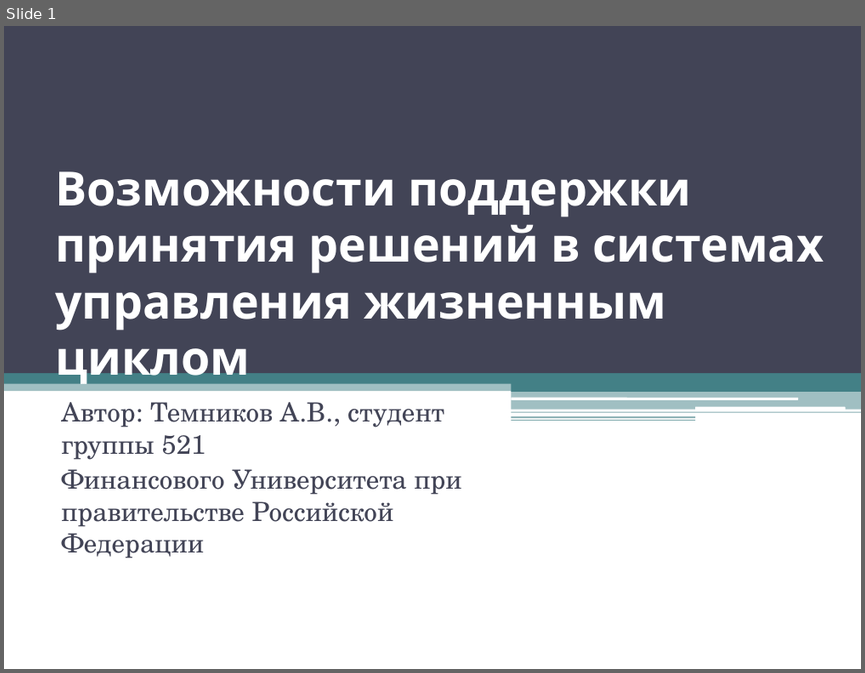
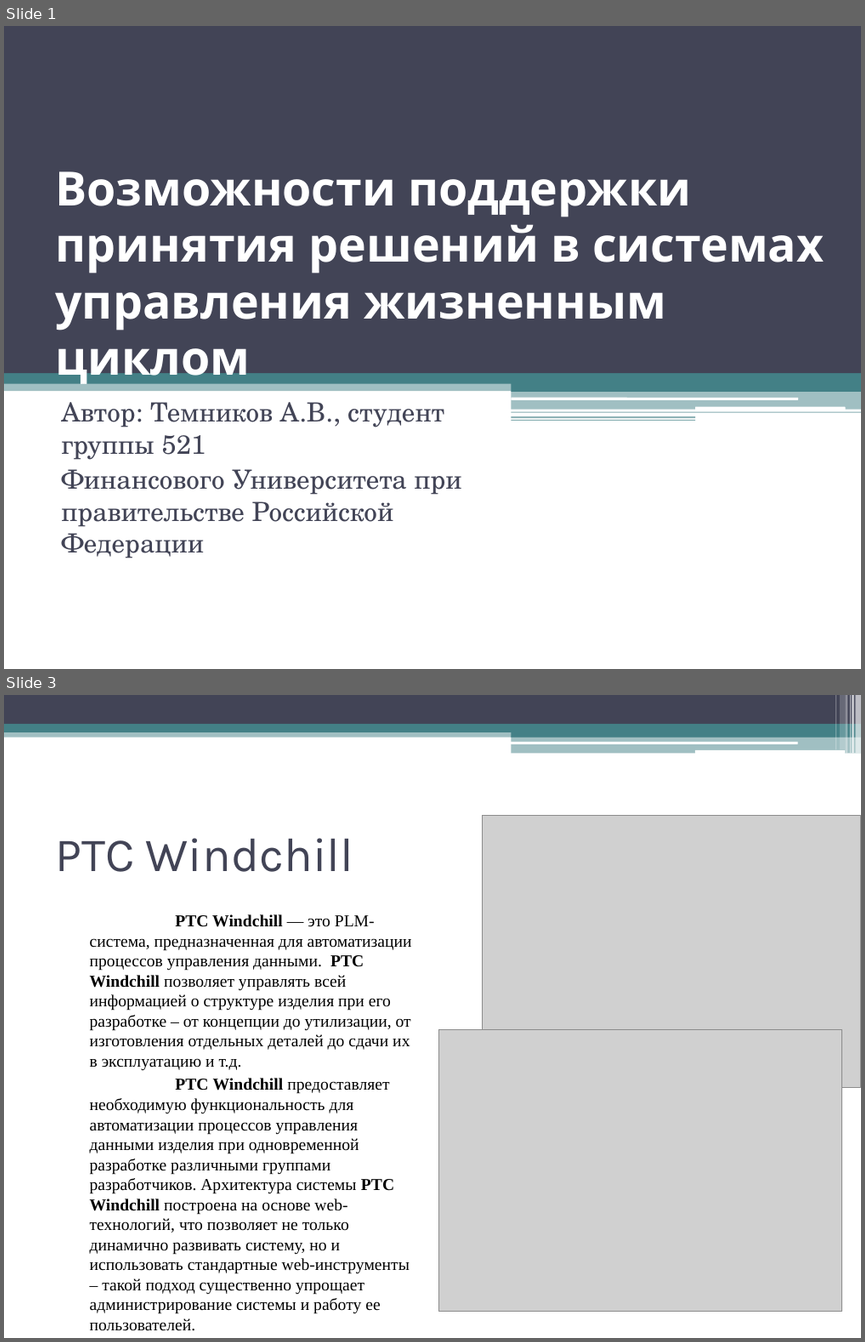
Before and after one commit to andreytemn/university, a slide deck: 5kurs/graf/Tem521PPRpresent.pptx. Shown one above the other, each under a label of ours: slide 1 before the commit, slides 1 and 3 after it; the slides between them are not shown. The pictures are 865x673 and 865x1342 pixels, drawn with LibreOffice and Linux fonts; fonts in the diff are those of the drawing; grey boxes stand for pictures. Boxes give left, top, right and bottom in pixels: in the first picture for what was removed or moved away, otherwise in the second. Text is boxed around its words. In the diff, an @@ line names an element or a change of style, - is before the commit and + after.

```diff
--- a/5kurs/graf/Tem521PPRpresent.pptx
+++ b/5kurs/graf/Tem521PPRpresent.pptx
@@ slide 3 added at [4, 695, 861, 1338], background #FFFFFF @@
@@ rectangle added at [4, 695, 861, 724], fill #424456 @@
@@ rectangle added at [835, 695, 836, 750], fill #FFFFFF at 30% opacity @@
@@ rectangle added at [840, 695, 845, 750], fill #FFFFFF at 20% opacity @@
@@ rectangle added at [846, 695, 848, 754], fill #FFFFFF at 40% opacity @@
@@ rectangle added at [850, 695, 851, 754], fill #FFFFFF at 60% opacity @@
@@ rectangle added at [851, 695, 854, 754], fill #FFFFFF at 65% opacity @@
@@ rectangle added at [856, 695, 861, 754], fill #FFFFFF at 65% opacity @@
@@ rectangle added at [4, 729, 861, 737], fill #438086 at 50% opacity @@
@@ rectangle added at [4, 724, 861, 732], fill #438086 @@
@@ rounded rectangle added at [511, 741, 797, 743], fill #FFFFFF @@
@@ rectangle added at [511, 728, 861, 737], fill #438086 @@
@@ rectangle added at [511, 736, 861, 754], fill #438086 at 50% opacity @@
@@ rounded rectangle added at [694, 750, 845, 754], fill #FFFFFF @@
@@ picture added at [482, 816, 861, 1088] @@
@@ title added at [55, 838, 353, 872], 40 pt, text #424456 @@
+PTC Windchill
@@ text added at [90, 914, 412, 1331], 14 pt, text #000000 @@
+PTC Windchill — это PLM-система, предназначенная для автоматизации процессов управления данными. PTC Windchill позволяет управлять всей информацией о структуре изделия при его разработке – от концепции до утилизации, от изготовления отдельных деталей до сдачи их в эксплуатацию и т.д.
+PTC Windchill предоставляет необходимую функциональность для автоматизации процессов управления данными изделия при одновременной разработке различными группами разработчиков. Архитектура системы PTC Windchill построена на основе web-технологий, что позволяет не только динамично развивать систему, но и использовать стандартные web-инструменты – такой подход существенно упрощает администрирование системы и работу ее пользователей.
@@ picture added at [439, 1030, 842, 1311] @@
```
Also in this commit, not shown: 1 slide changed, 4 other slides added, 1 slide removed, 1 other file.
